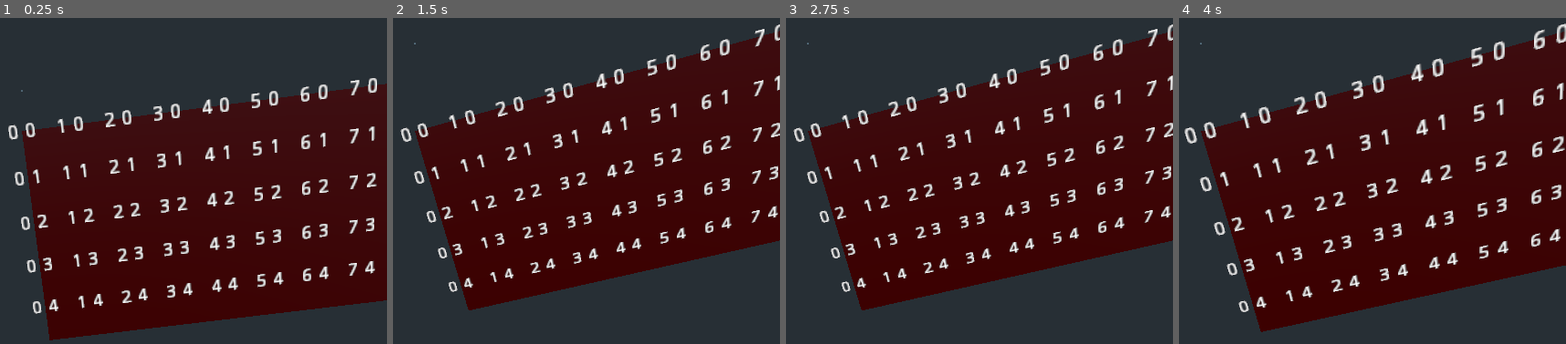
Above: before the commit, frames 1-4 (left to right).
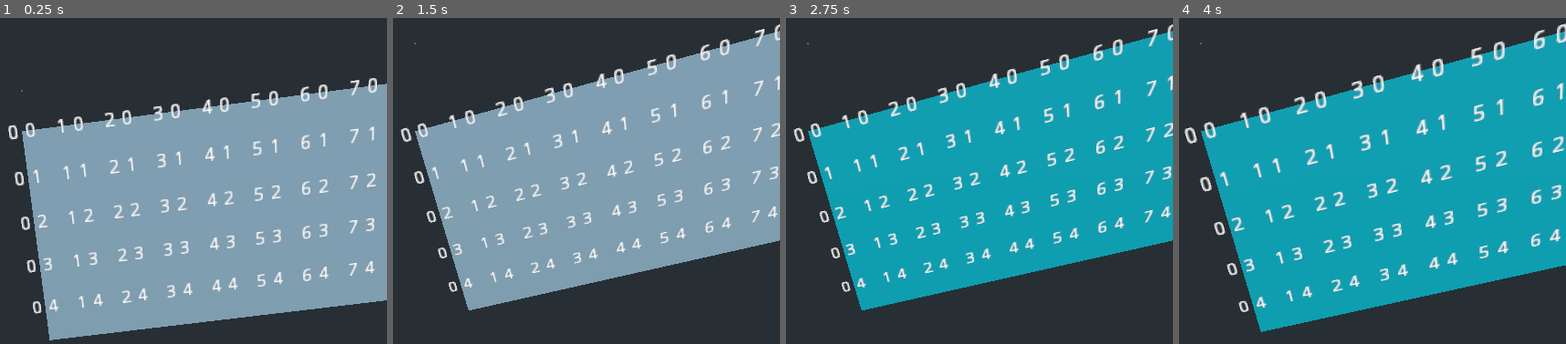
Above: after the commit, the same moments.

Repository: nestorac/earth
Game: Godot game, scene res://Globe.tscn
Two runs of this game, one before a commit and one after it. Both use one fixed random seed, a clock stepped at 60 frames per second and the inputs below.
Inputs (mouse positions are in pixels of both pictures, inside the frame that each line leads up to):
- Up to frame 1 (0.25 s): no input
- Up to frame 2 (1.5 s): move the mouse to (574, 109) at 0.52 s; hold W (set_forest) 0.53-1.28 s; tap Enter at 1.25 s; move the mouse to (outside the picture) at 1.27 s; tap E (set_land) at 1.35 s
- Up to frame 3 (2.75 s): tap Space (spawn_cells) at 2 s; move the mouse to (882, 37) at 2.02 s; hold Q (set_sea) from 2.03 s (still down)
- Up to frame 4 (4 s): tap Enter at 2.75 s; move the mouse to (outside the picture) at 2.77 s; release Q (set_sea) at 2.78 s; tap Space (spawn_cells) at 2.85, 3.5 s; move the mouse to (1418, 194) at 3.52 s; hold Mouse wheel down (zoom_in) from 3.53 s (still down)

The runs differ from the first frame. In frame 1, 58% of the frame differs, in the area x 5-100%, y 20-99%; in frame 2, 53%; in frame 3, 53%; in frame 4, 58%.
Error in both runs: Attempt to call function 'get_surface_material' in base 'null instance' on a null instance. (res://Scripts/hexagon.gd:7)

Commit message:
Error solved. Bad instance.

Diff:
--- a/Geometry.gd
+++ b/Geometry.gd
@@ -1,38 +1,38 @@
-class_name Geometry
-
-var vert_elems
-
-#func verts():
+#class_name Geometry
+#
+#var vert_elems
+#
+##func verts():
+##	return vert_elems
+#
+#var verts = verts()
+#enum { VERTS = 0, EDGES = 1, FACES = 2 }
+#var cols:Color;
+#
+#
+## colors: type: int
+#func colors(type:int):
+#  return cols[type]
+#
+#func raw_verts():
 #	return vert_elems
-
-var verts = verts()
-enum { VERTS = 0, EDGES = 1, FACES = 2 }
-var cols:Color;
-
-
-# colors: type: int
-func colors(type:int):
-  return cols[type]
-
-func raw_verts():
-	return vert_elems
-
-# function verts, v_idx: int
-func verts(v_idx = []):
-	if v_idx.empty():
-		return vert_elems
-	else:
-		return vert_elems[v_idx]
-
-
-func add_vert(vert, col): #vert: type Vector3, col: type Color
-	var idx = verts().size()
-	raw_verts().push_back(vert)
-	if col.is_set():
-		colors(VERTS).set(idx, col)
-	return idx;
-
-func add_verts(vrts):  #vrts: type const Vector3
-	for v in vrts:
-		add_vert(v)
-	return verts().size() - 1
+#
+## function verts, v_idx: int
+#func verts(v_idx = []):
+#	if v_idx.empty():
+#		return vert_elems
+#	else:
+#		return vert_elems[v_idx]
+#
+#
+#func add_vert(vert, col): #vert: type Vector3, col: type Color
+#	var idx = verts().size()
+#	raw_verts().push_back(vert)
+#	if col.is_set():
+#		colors(VERTS).set(idx, col)
+#	return idx;
+#
+#func add_verts(vrts):  #vrts: type const Vector3
+#	for v in vrts:
+#		add_vert(v)
+#	return verts().size() - 1
--- a/GoldbergSphere.gd
+++ /dev/null
@@ -1,37 +0,0 @@
-tool
-extends ArrayMesh
-
-class_name Geodesic
-
-
-func make_geo(geo): # geo: type Geometry
-  gverts = geo.raw_verts()
-
-  gverts = base.verts();
-  geo.colors(VERTS) = base.colors(VERTS);
-
-  if (method == 's')
-	project_onto_sphere(geo, centre);
-
-  int num_verts =
-	  base.faces().size() * (F * F * (m * m + m * n + n * n) - F * 3 + 2) / 2 +
-	  base.edges().size() * (F - 1) + base.verts().size();
-  // fprintf(stderr, "num_verts = %d\n", num_verts);
-  // fprintf(stderr, "num_verts = %d, fs=%d, es=%d, vs=%d, F=%d, m=%d, n=%d,
-  // freq=%d\n", num_verts, faces.size(), edges.size(), verts.size(), F, m, n,
-  // freq);
-
-  gverts.resize(num_verts);
-
-  vector<vector<int>> orig_edges;
-  for (unsigned int i = 0; i < base.faces().size(); i++) {
-	vector<int> indx = make_face_indexes(i, base.faces(i));
-	grid_to_points(indx, gverts);
-	vector<vector<int>> new_face_tris;
-	grid_to_tris(indx, new_face_tris, orig_edges);
-	vector<vector<int>> &gfaces = geo.raw_faces();
-	gfaces.insert(gfaces.end(), new_face_tris.begin(), new_face_tris.end());
-	Color f_col = base.colors(FACES).get(int(i));
-	for (unsigned int f = gfaces.size() - new_face_tris.size();
-		 f < gfaces.size(); f++)
-	  geo.colors(FACES).set(int(f), f_col);
--- a/Scripts/GeomElemProps.gd
+++ /dev/null
@@ -1,28 +0,0 @@
-# Geometry property container
-template <class T> class GeomElemProps {
-private:
-  # Colours for vertices, edges and faces
-  ElemProps<T> elem_props[3];
-
-public:
-  /// Get the element properties for an element type
-  /**\param type from VERTS, EDGES, FACES.
-   * \return The element properties. */
-  const ElemProps<T> &operator[](int type) const;
-
-  /// Get the element properties for an element type
-  /**\param type from VERTS, EDGES, FACES.
-   * \return The element properties. */
-  ElemProps<T> &operator[](int type);
-
-  /// Clear all properties for all elements
-  void clear();
-
-  /// Append a geometry property_container.
-  /**\param geom_props geometry property holder to append.
-   * \param v_size number of vertices in geometry associated with geom.
-   * \param e_size number of edges in geometry associated with geom.
-   * \param f_size number of faces in geometry associated with geomi. */
-  void append(const GeomElemProps &geom_props, int v_size, int e_size,
-			  int f_size);
-}
--- a/Scripts/MeshOfSquares.gd
+++ b/Scripts/MeshOfSquares.gd
@@ -8,15 +8,16 @@
 
 var squares = []
 
+#func update_terrains():
+#
+#	for i in range(width):
+#		for j in range(height):
+##			squares[i][j].set_terrain(WATER)
+
 func update_terrains():
-	var square_instance
-
-	for i in range(width):
-		for j in range(height):
-			square_instance = squares[i][j]
-			square_instance.set_terrain(WATER)
-			print("Update terrains ", i, " ", j)
-
+	for child in get_children():
+		child.set_terrain(ICE)
+		print(child)
 
 func _process(delta):
 	if Input.is_action_pressed("update_terrains"):
@@ -39,6 +40,7 @@
 			square_instance.escaque = Vector2(i, j)
 			square_instance.escaque_label.text = str(i) + " " + str(j)
 			square_instance.transform.origin = Vector3(i,0,j)
+			square_instance.set_name("test_" + str(i) + "_" + str(j))
 
 
 #	print (squares)
--- a/Scripts/Square.gd
+++ b/Scripts/Square.gd
@@ -12,6 +12,7 @@
 var mat = SpatialMaterial.new()
 var color = Color(0.5, 0, 0)
 export var terrain = WATER
+var st = SurfaceTool.new()
 
 var up
 var down
@@ -19,6 +20,7 @@
 var right
 
 var escaque = Vector2(0,0)
+
 
 func set_neighbors(_up, _down, _left, _right):
 	if (_up != null):
@@ -31,17 +33,41 @@
 		right = _right
 
 
-func update_terrain():
-#	randomize()
-#	if (not left):
-#		terrain = randi()%4
-#	else:
-#		terrain = left.terrain
-#		print (left.terrain)
+#func update_terrain():
+##	randomize()
+##	if (not left):
+##		terrain = randi()%4
+##	else:
+##		terrain = left.terrain
+##		print (left.terrain)
+#
+#	terrain = WATER
+#
+##	terrain = randi() % 4
+#
+#	match terrain:
+#		WATER:
+#			color = Color(0.1, 0.1, 1)
+#			self.modulate = Color(0.1, 0.1, 1)
+#		LAND:
+#			color = Color(1, 0.66, 0)
+#			self.modulate = Color(1, 0.66, 0)
+#		ICE:
+#			color = Color(0.15, 1, 1)
+#			self.modulate = Color(0.15, 1, 1)
+#		GRASS:
+#			color = Color(0.1, 0.7, 0.1)
+#			self.modulate = Color(0.1, 0.7, 0.1)
+#
+##	mat.albedo_color = color
+##
+##	st.set_material(mat)
 
-	terrain = WATER
 
-#	terrain = randi() % 4
+func set_terrain(_terrain):
+
+	var material = get_surface_material(0)
+	terrain = _terrain
 
 	match terrain:
 		WATER:
@@ -53,24 +79,9 @@
 		GRASS:
 			color = Color(0.1, 0.7, 0.1)
 
-	mat.albedo_color = color
+	material.albedo_color = color
 
 
-func set_terrain(_terrain):
-
-	terrain = _terrain
-
-	match _terrain:
-		WATER:
-			color = Color(0.1, 0.1, 1)
-		LAND:
-			color = Color(1, 0.66, 0)
-		ICE:
-			color = Color(0.15, 1, 1)
-		GRASS:
-			color = Color(0.1, 0.7, 0.1)
-
-	mat.albedo_color = color
 
 
 func load_fig():
@@ -88,9 +99,8 @@
 func init():
 	mat.albedo_color = color
 
-	var st = SurfaceTool.new()
 	st.begin(Mesh.PRIMITIVE_TRIANGLE_FAN)
-	st.set_material(mat)
+#	st.set_material(mat)
 
 #	set_terrain(global_terrain)
 
@@ -114,8 +124,11 @@
 
 
 func _ready():
+	var _material = SpatialMaterial.new()
 
 	load_fig()
 	init()
 	play()
 	escaquear()
+
+	set_surface_material(0, _material)
--- a/project.godot
+++ b/project.godot
@@ -10,16 +10,6 @@
 
 _global_script_classes=[ {
 "base": "ArrayMesh",
-"class": "Geodesic",
-"language": "GDScript",
-"path": "res://GoldbergSphere.gd"
-}, {
-"base": "Reference",
-"class": "Geometry",
-"language": "GDScript",
-"path": "res://Geometry.gd"
-}, {
-"base": "ArrayMesh",
 "class": "IcosphereMesh",
 "language": "GDScript",
 "path": "res://addons/IcosphereMesh/IcosphereMesh.gd"
@@ -30,8 +20,6 @@
 "path": "res://Scripts/Square.gd"
 } ]
 _global_script_class_icons={
-"Geodesic": "",
-"Geometry": "",
 "IcosphereMesh": "",
 "Square": ""
 }
@@ -84,6 +72,11 @@
 "events": [ Object(InputEventKey,"resource_local_to_scene":false,"resource_name":"","device":0,"alt":false,"shift":false,"control":false,"meta":false,"command":false,"pressed":false,"scancode":0,"physical_scancode":32,"unicode":0,"echo":false,"script":null)
  ]
 }
+our_set_material={
+"deadzone": 0.5,
+"events": [ Object(InputEventKey,"resource_local_to_scene":false,"resource_name":"","device":0,"alt":false,"shift":false,"control":false,"meta":false,"command":false,"pressed":false,"scancode":0,"physical_scancode":75,"unicode":0,"echo":false,"script":null)
+ ]
+}
 
 [physics]
 
